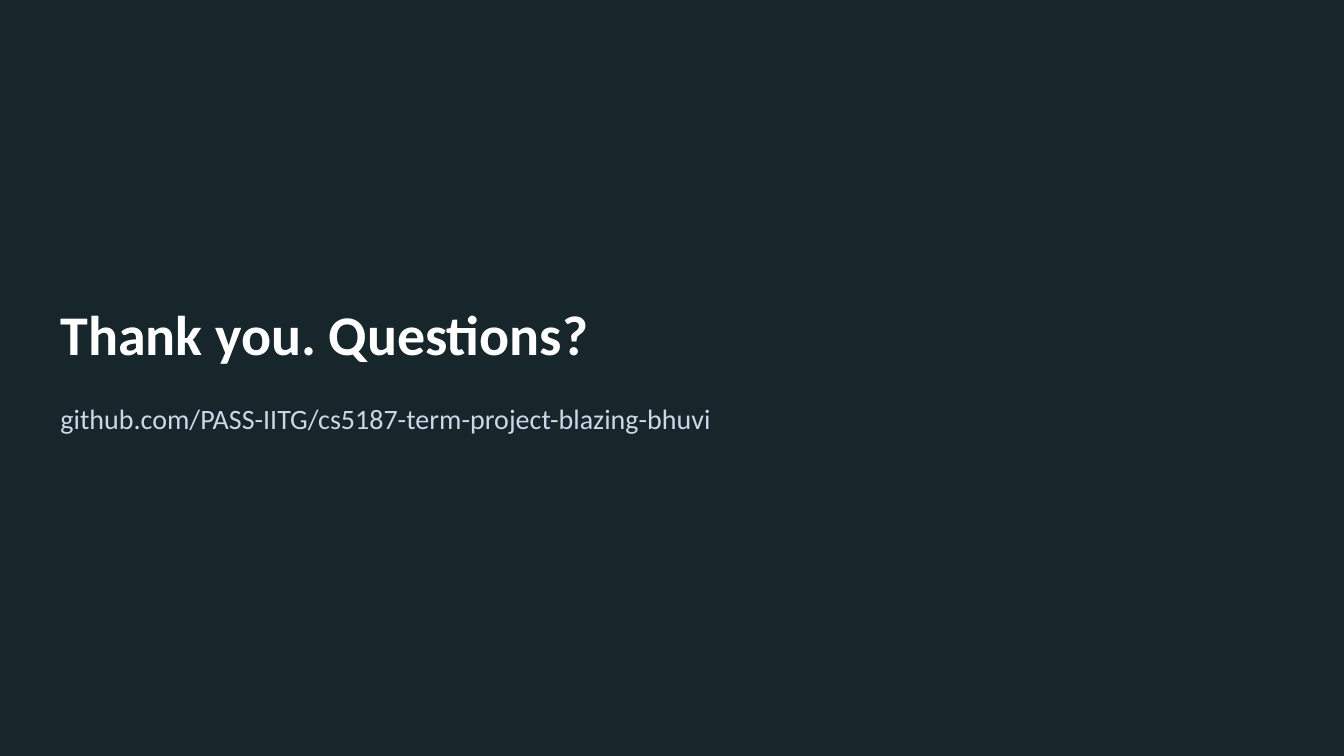
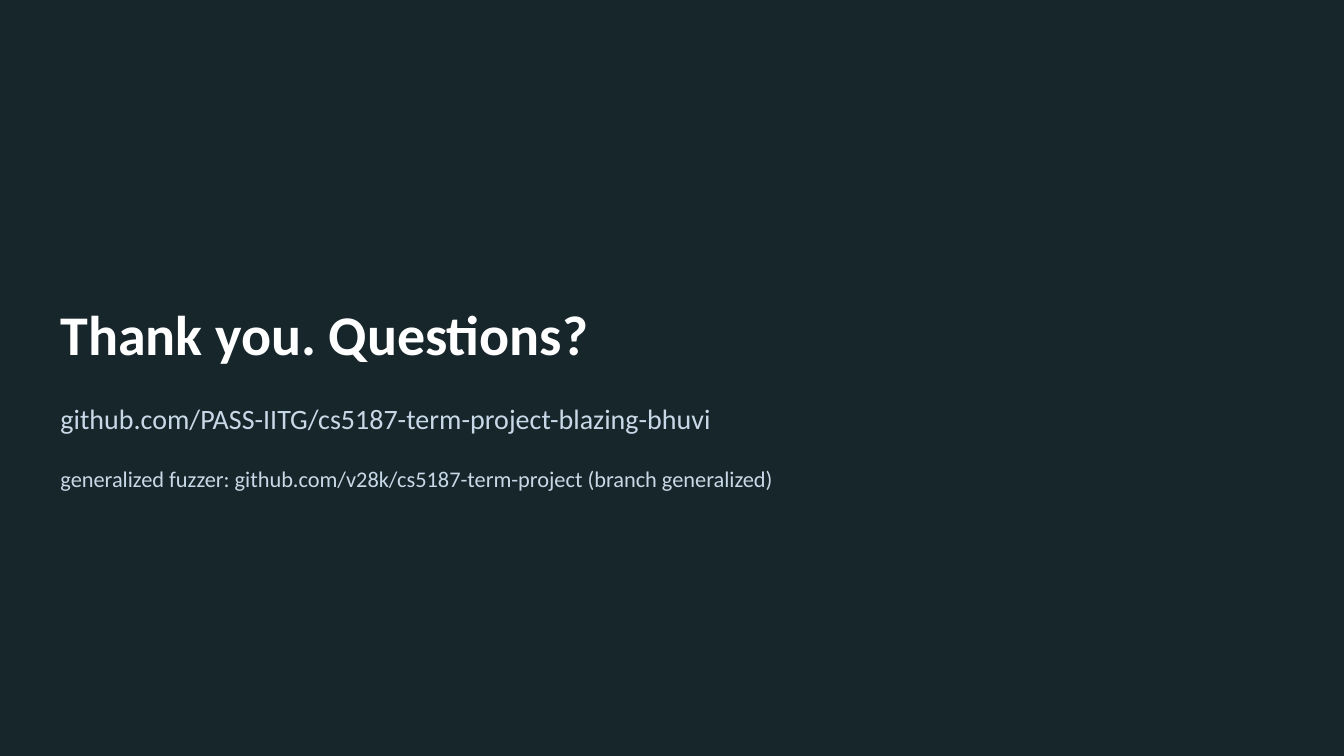
Before and after one commit to v28k/cs5187-term-project, a slide deck: slide 20 of docs/final/final_presentation.pptx (slide 18 before the commit). Drawn at 1344x756 pixels with LibreOffice and Linux fonts; fonts in the diff are those of the drawing. Boxes give left, top, right and bottom in pixels: in the first picture for what was removed or moved away, otherwise in the second. Text is boxed around its words. In the diff, an @@ line names an element or a change of style, - is before the commit and + after.

Commit message:
Final presentation: generalized fuzzer and team contributions slides; course repository in README and paper

```diff
--- a/docs/final/final_presentation.pptx
+++ b/docs/final/final_presentation.pptx
@@ text added at box(60, 471, 772, 491), 16 pt, text #C9D8E6 @@
+generalized fuzzer: github.com/v28k/cs5187-term-project (branch generalized)
```
Also in this commit, not shown: 2 slides added, 5 other files.
